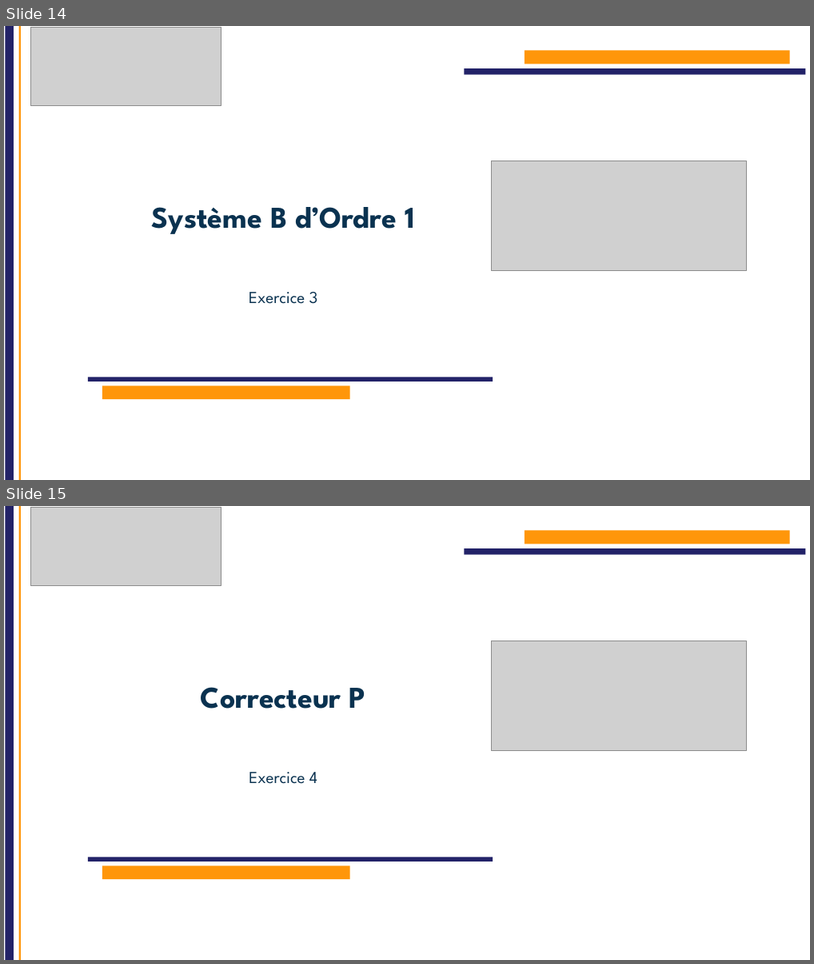
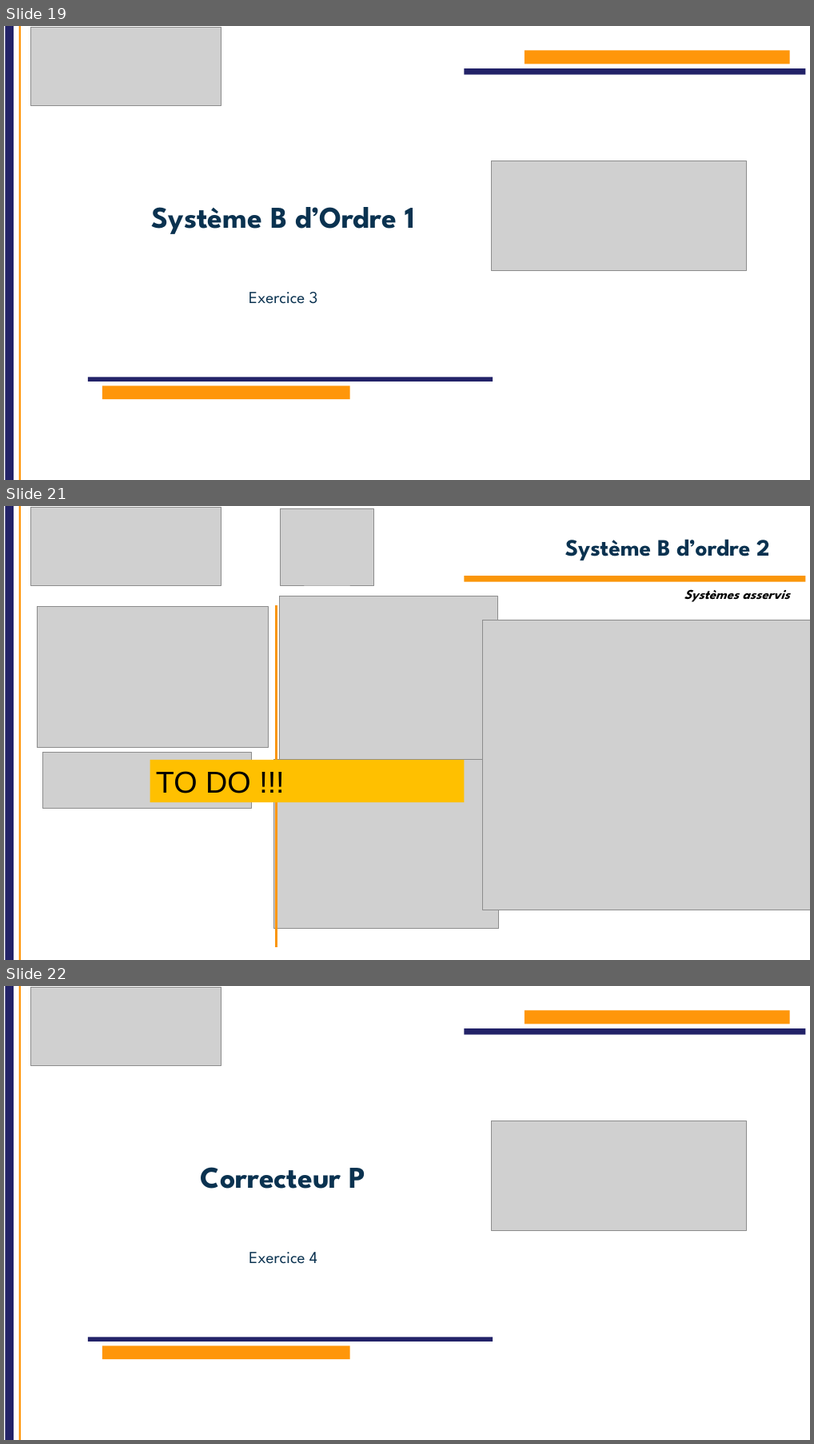
Before and after one commit to IOGS-Digital-Methods/semester-5, a slide deck: OptoElectronique/TD/2026/TD_asservissement/S5_OptoElectronique_TD_auto_2026.pptx. Shown one above the other, each under a label of ours: slides 14 and 15 before the commit, slides 19, 21 and 22 after it; the slides between them are not shown. The pictures are 814x964 and 814x1444 pixels, drawn with LibreOffice and Linux fonts; fonts in the diff are those of the drawing; grey boxes stand for pictures; background and template pictures are left out. Boxes give left, top, right and bottom in pixels: in the first picture for what was removed or moved away, otherwise in the second. Text is boxed around its words. In the diff, an @@ line names an element or a change of style, - is before the commit and + after.

```diff
--- a/OptoElectronique/TD/2026/TD_asservissement/S5_OptoElectronique_TD_auto_2026.pptx
+++ b/OptoElectronique/TD/2026/TD_asservissement/S5_OptoElectronique_TD_auto_2026.pptx
@@ slide 21 added at box(4, 506, 810, 960), background #FFFFFF; not listed: 2 template elements that a slide beside it also shows @@
@@ rectangle added at box(26, 510, 308, 594), fill #FFFFFF @@
@@ picture added at box(31, 508, 222, 585) @@
@@ picture added at box(281, 508, 374, 585) @@
@@ title added at box(566, 539, 770, 560), 28 pt, text #0A3250, bold @@
+Système B d’ordre 2
@@ rectangle added at box(464, 576, 806, 582), fill #FA960A @@
@@ picture added at box(280, 596, 498, 759) @@
@@ text added at box(685, 589, 790, 602), 16 pt, text #000000, bold, italic @@
+Systèmes asservis
@@ picture added at box(38, 607, 268, 748) @@
@@ line added from (277, 606) to (277, 947), #FA960A 2.25 pt @@
@@ picture added at box(483, 620, 810, 910) @@
@@ picture added at box(42, 752, 251, 808) @@
@@ rectangle added at box(150, 760, 464, 803), fill #FFC000, 36 pt, text #000000 @@
+TO DO !!!
@@ picture added at box(274, 760, 499, 928) @@
@@ what was slide 14 is now slide 19 @@
@@ what was slide 15 is now slide 22 @@
```
Also in this commit, not shown: 10 other slides added, 20 other files.
